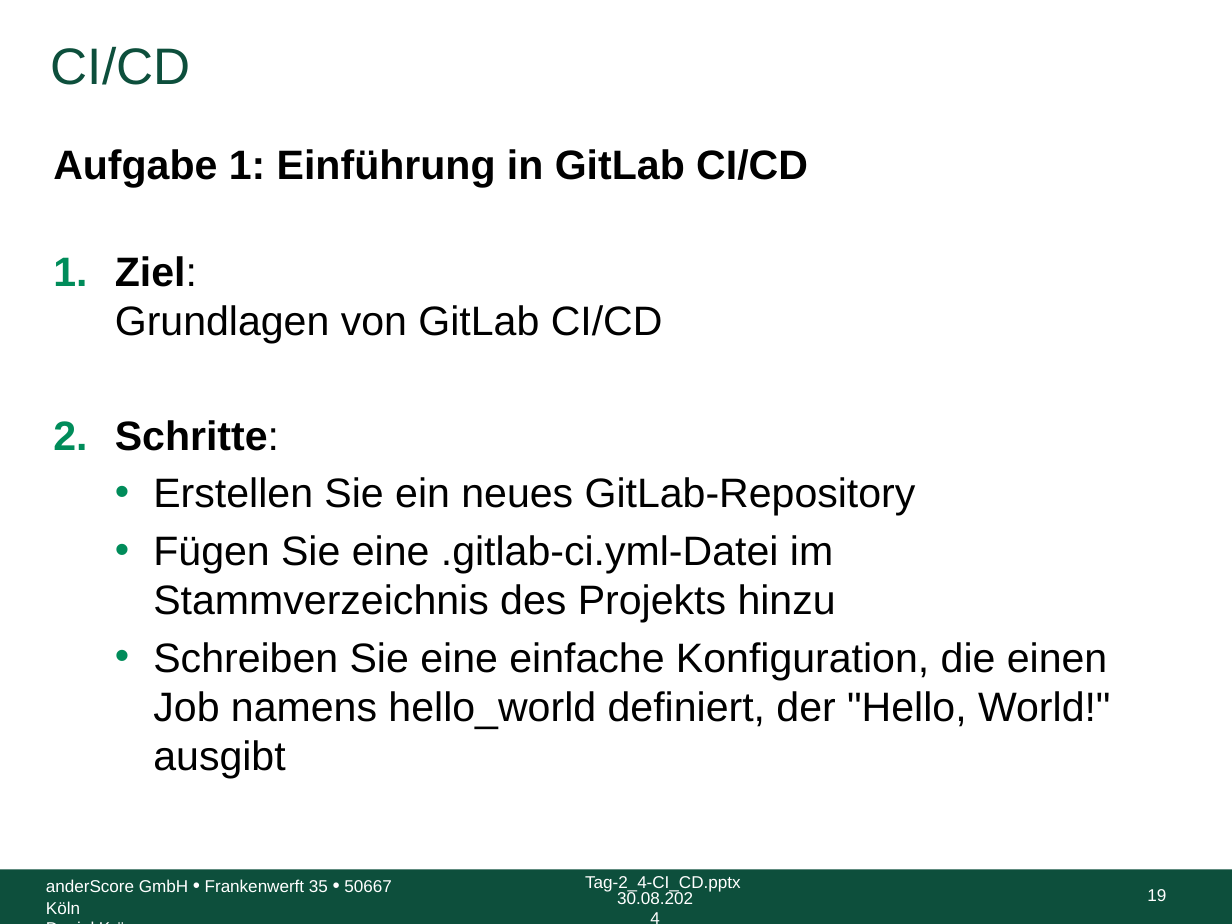
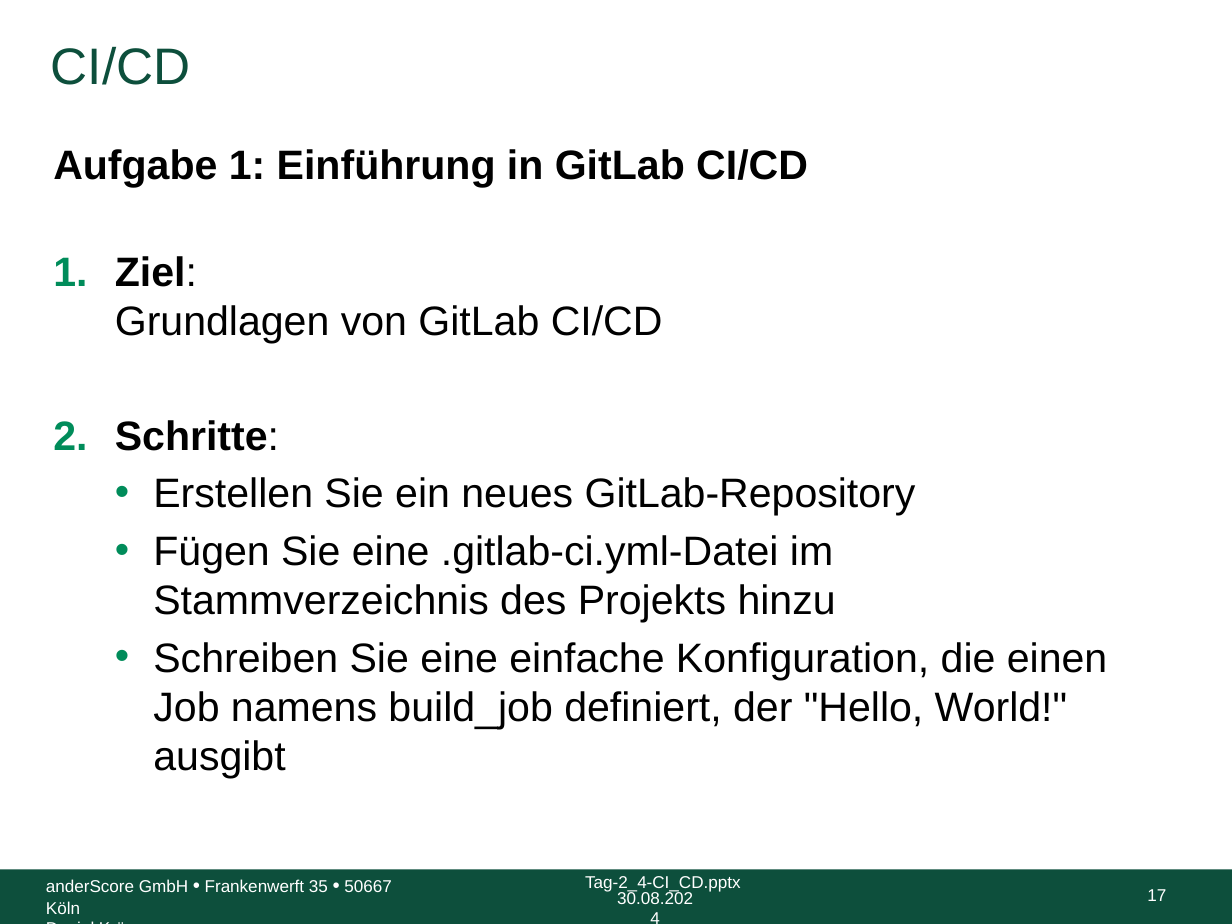
Before and after one commit to anderscore-gmbh/gitlab, a slide deck: slide 17 of slides/Tag-2_4-CI_CD.pptx (slide 19 before the commit). Drawn at 1232x924 pixels with LibreOffice and Linux fonts; fonts in the diff are those of the drawing; background and template pictures are left out. Boxes give left, top, right and bottom in pixels: in the first picture for what was removed or moved away, otherwise in the second. Text is boxed around its words. In the diff, an @@ line names an element or a change of style, - is before the commit and + after.

```diff
--- a/slides/Tag-2_4-CI_CD.pptx
+++ b/slides/Tag-2_4-CI_CD.pptx
@@ text at (153, 642, 1107, 779): text changed @@
-  • Schreiben Sie eine einfache Konfiguration, die einen Job namens hello_world definiert, der "Hello, World!" ausgibt
+  • Schreiben Sie eine einfache Konfiguration, die einen Job namens build_job definiert, der "Hello, World!" ausgibt
@@ page number at (1147, 889, 1166, 901): text changed @@
-19
+17
```
Also in this commit, not shown: 15 other slides changed, 2 slides removed.
